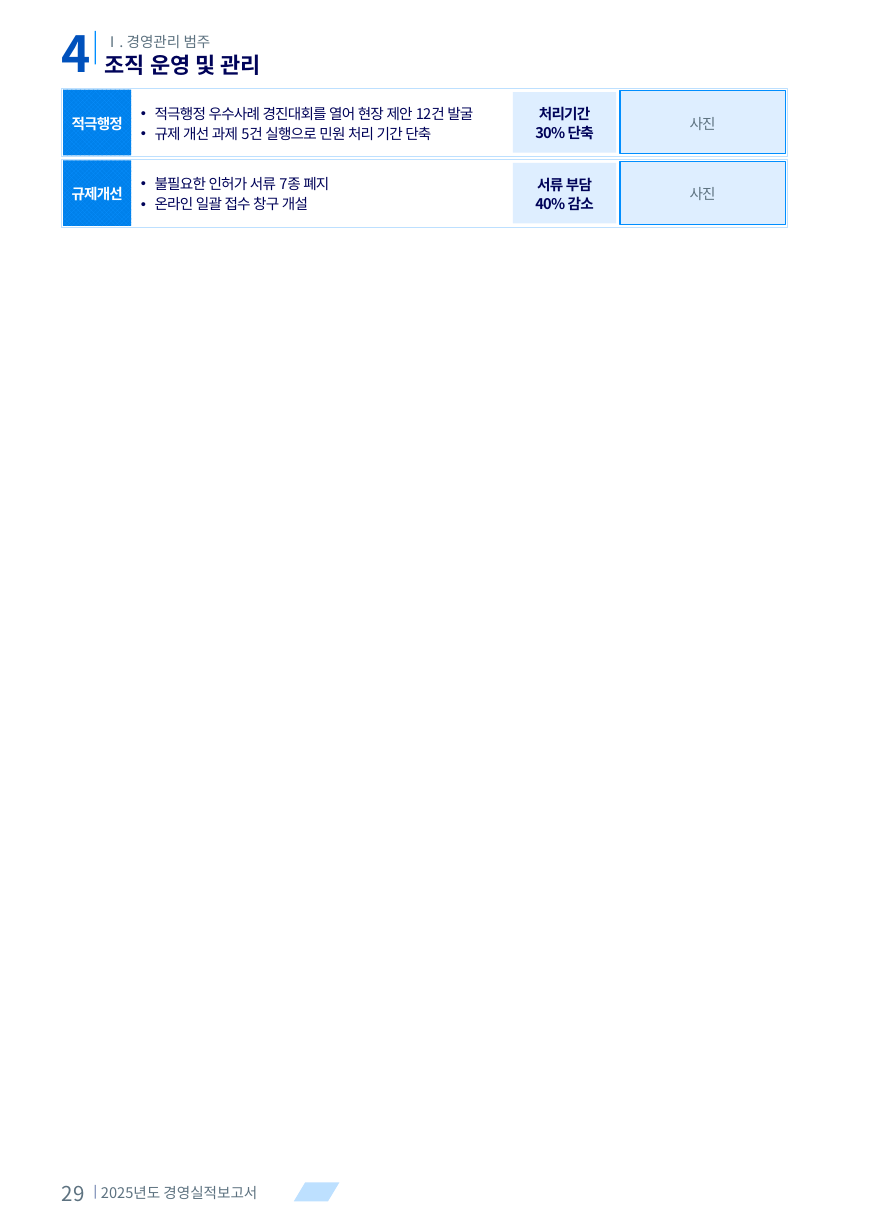
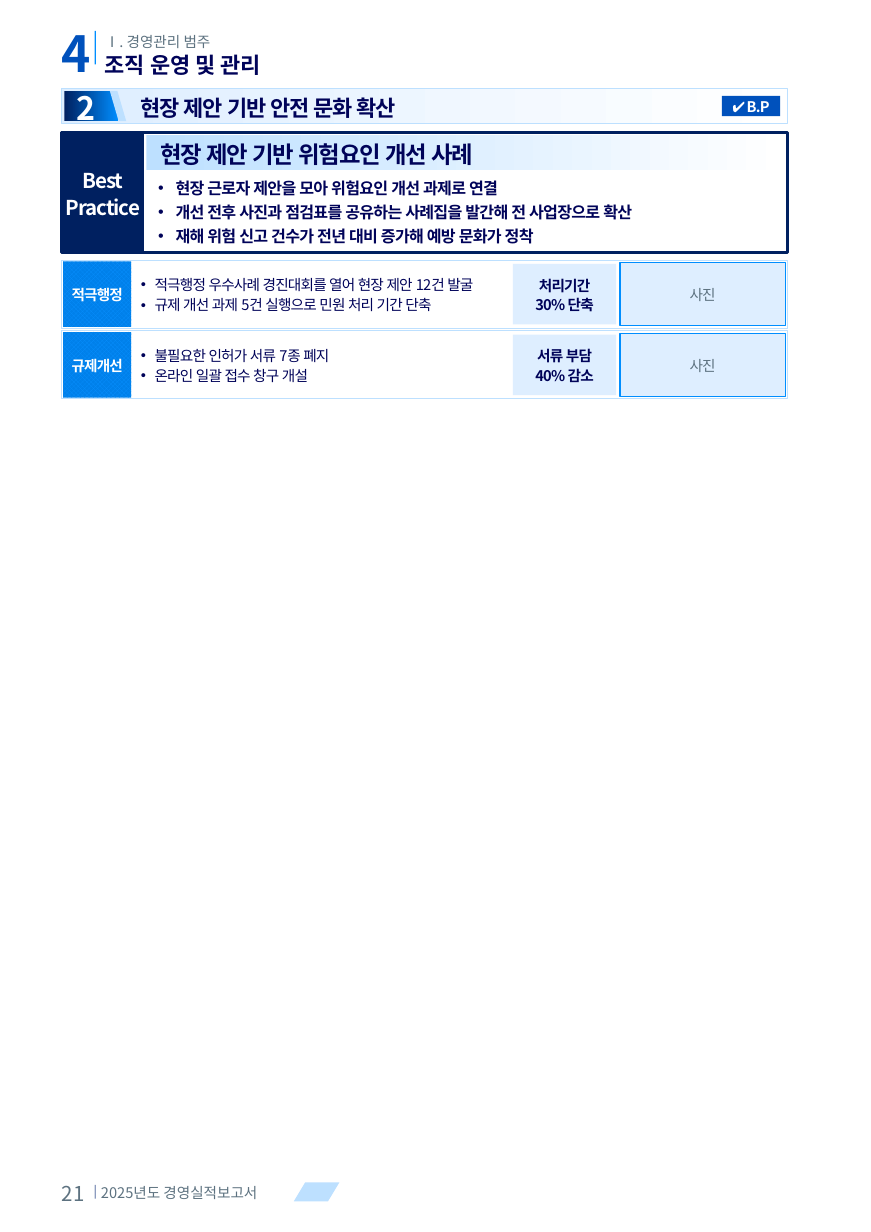
Before and after one commit to khjlsi-creator/claude, a slide deck: slide 21 of korad-경영평가-ppt/KORAD_경영평가_레이아웃_템플릿_A4세로.pptx (slide 29 before the commit). Drawn at 871x1232 pixels with LibreOffice and Linux fonts; fonts in the diff are those of the drawing. Boxes give left, top, right and bottom in pixels: in the first picture for what was removed or moved away, otherwise in the second. Text is boxed around its words. In the diff, an @@ line names an element or a change of style, - is before the commit and + after.

```diff
--- a/korad-경영평가-ppt/KORAD_경영평가_레이아웃_템플릿_A4세로.pptx
+++ b/korad-경영평가-ppt/KORAD_경영평가_레이아웃_템플릿_A4세로.pptx
@@ rectangle: place and size @@
-rectangle at <box>62,88,788,157</box>
+rectangle at <box>62,88,788,124</box>
@@ rectangle at <box>62,88,788,124</box>: fill #FFFFFF to gradient #DEEEFF to #FFFFFF @@
@@ text added at <box>77,87,96,129</box>, 22 pt, text #FFFFFF, bold @@
+2
@@ freeform shape added at <box>64,91,119,121</box>, fill gradient #002060 to #008EFF @@
@@ freeform shape added at <box>110,91,126,121</box>, fill #BDE0FF @@
@@ text added at <box>140,97,396,118</box>, 15 pt, text #000359, bold @@
+현장 제안 기반 안전 문화 확산
@@ rectangle added at <box>721,96,779,116</box>, fill #0051BC @@
@@ text added at <box>747,101,770,117</box>, 10 pt, text #FFFFFF, bold @@
+✔ B.P
@@ rectangle added at <box>62,133,788,253</box>, fill #FFFFFF, outline #002060 2.25 pt @@
@@ rectangle added at <box>62,133,144,253</box>, fill #002060 @@
@@ rectangle added at <box>146,135,785,171</box>, fill gradient #BDE0FF to #FFFFFF @@
@@ text added at <box>161,143,473,165</box>, 16 pt, text #000359, bold @@
+현장 제안 기반 위험요인 개선 사례
@@ text added at <box>66,172,141,216</box>, 14 pt, text #FFFFFF, bold @@
+Best
+Practice
@@ text added at <box>176,180,632,244</box>, 11 pt, text #000359, bold @@
+• 현장 근로자 제안을 모아 위험요인 개선 과제로 연결
+• 개선 전후 사진과 점검표를 공유하는 사례집을 발간해 전 사업장으로 확산
+• 재해 위험 신고 건수가 전년 대비 증가해 예방 문화가 정착
@@ 4 rectangles, 1 text: place and size @@
-4 rectangles, 1 text at <box>62,159,788,227</box>
+4 rectangles, 1 text at <box>62,260,788,329</box>
@@ rectangle added at <box>62,331,788,399</box>, fill #FFFFFF, outline #BDE0FF 0.75 pt @@
@@ 6 texts: place and size @@
-6 texts at <box>72,106,594,210</box>
+6 texts at <box>72,278,594,382</box>
@@ rectangle: place and size @@
-rectangle at <box>513,92,616,153</box>
+rectangle at <box>513,335,616,396</box>
@@ 2 rectangles, 1 text: place and size @@
-2 rectangles, 1 text at <box>63,90,785,155</box>
+2 rectangles, 1 text at <box>63,332,785,397</box>
@@ text at <box>62,1186,85,1201</box>: text changed @@
-29
+21
```
Also in this commit, not shown: 23 other slides changed, 7 slides added, 15 slides removed, 7 other files.
